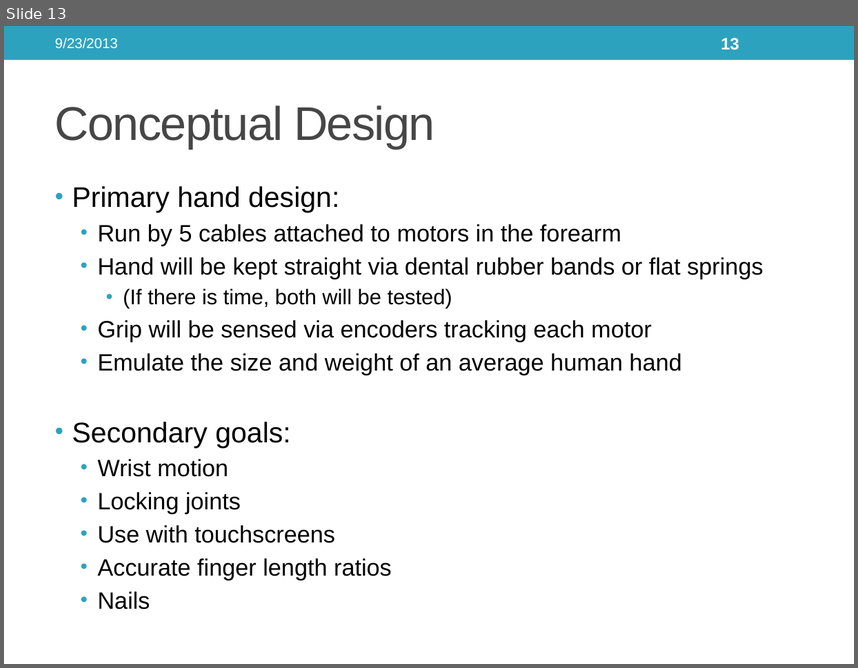
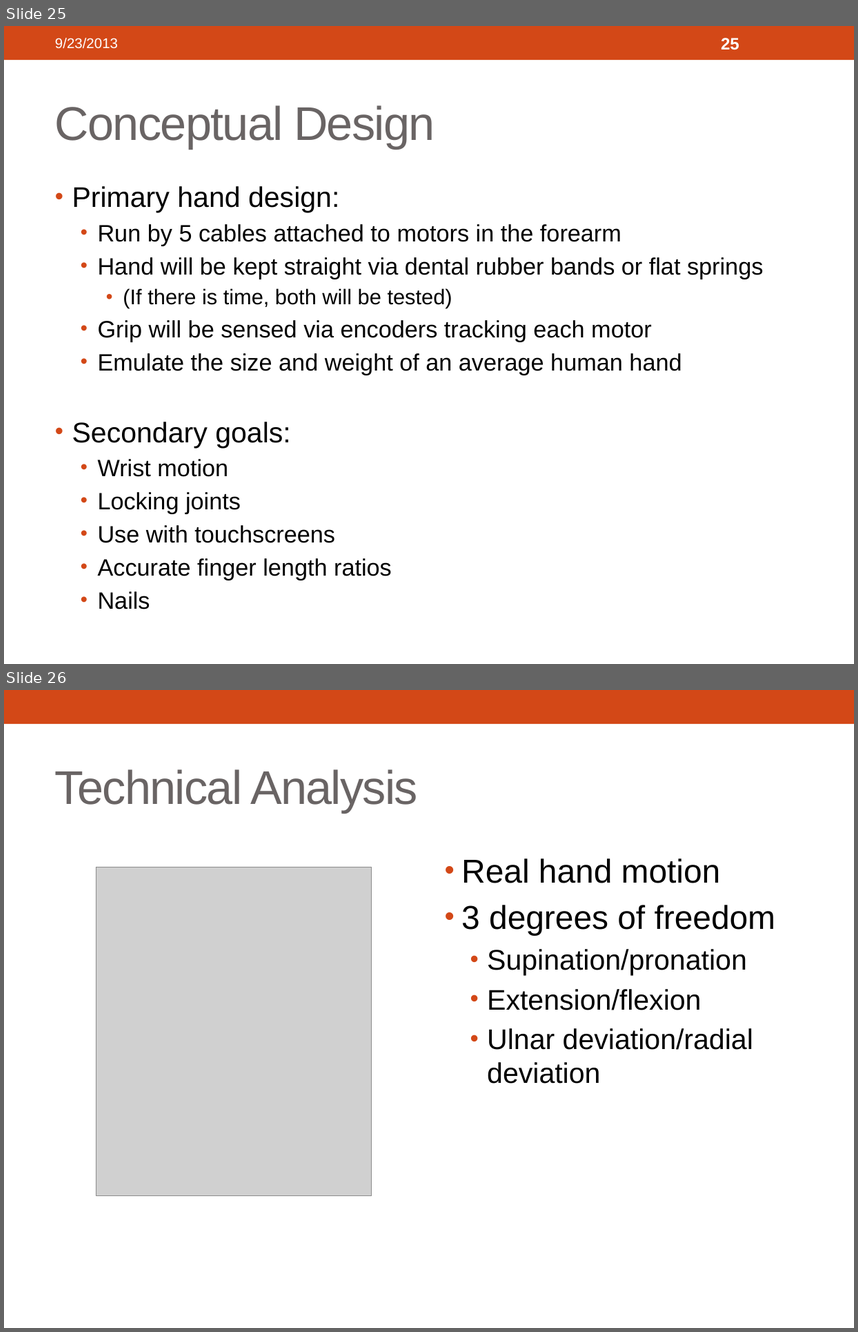
Before and after one commit to 3D-Printed-Granular-Jamming-Hand/3d-printed-granular-jamming-hand, a slide deck: ProgressReports/Presentation 1 Segments/3d-Printed Granular Jamming Hand.pptx. Shown one above the other, each under a label of ours: slide 13 before the commit, slides 25 and 26 after it. The pictures are 858x668 and 858x1332 pixels, drawn with LibreOffice and Linux fonts; fonts in the diff are those of the drawing; grey boxes stand for pictures. Boxes give left, top, right and bottom in pixels: in the first picture for what was removed or moved away, otherwise in the second. Text is boxed around its words. In the diff, an @@ line names an element or a change of style, - is before the commit and + after.

```diff
--- a/ProgressReports/Presentation 1 Segments/3d-Printed Granular Jamming Hand.pptx
+++ b/ProgressReports/Presentation 1 Segments/3d-Printed Granular Jamming Hand.pptx
@@ slide 26 added at bbox=[4, 690, 854, 1328], background #FFFFFF; not listed: 1 template element that a slide beside it also shows @@
@@ title added at bbox=[55, 769, 418, 813], 40 pt, text #696464 @@
+Technical Analysis
@@ picture added at bbox=[96, 867, 371, 1195] @@
@@ text added at bbox=[461, 858, 776, 1083], 24 pt, text #000000 @@
+• Real hand motion
+• 3 degrees of freedom
+  • Supination/pronation
+  • Extension/flexion
+  • Ulnar deviation/radial deviation
@@ what was slide 13 is now slide 25 @@
@@ slide 25 changed as well @@
@@ rectangle at bbox=[4, 26, 854, 60]: fill #2DA2BF to #D34817 @@
@@ page number at bbox=[721, 38, 740, 50]: text changed @@
-13
+25
@@ title "Conceptual Design" at bbox=[55, 105, 435, 149]: text colour #464646 to #696464 @@
@@ text "Primary hand design:" at bbox=[72, 186, 763, 609]: bullet colour #2DA2BF to #D34817 @@
```
Also in this commit, not shown: 12 other slides changed, 15 other slides added.
